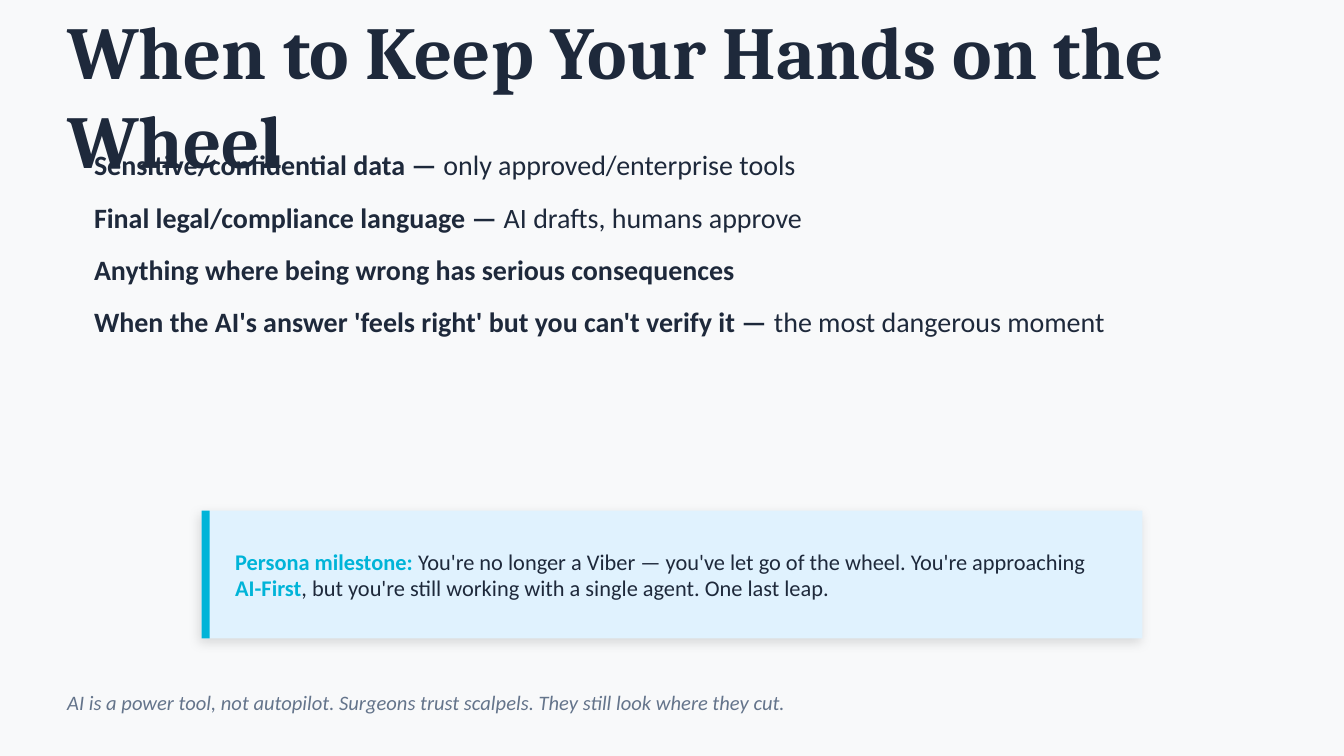
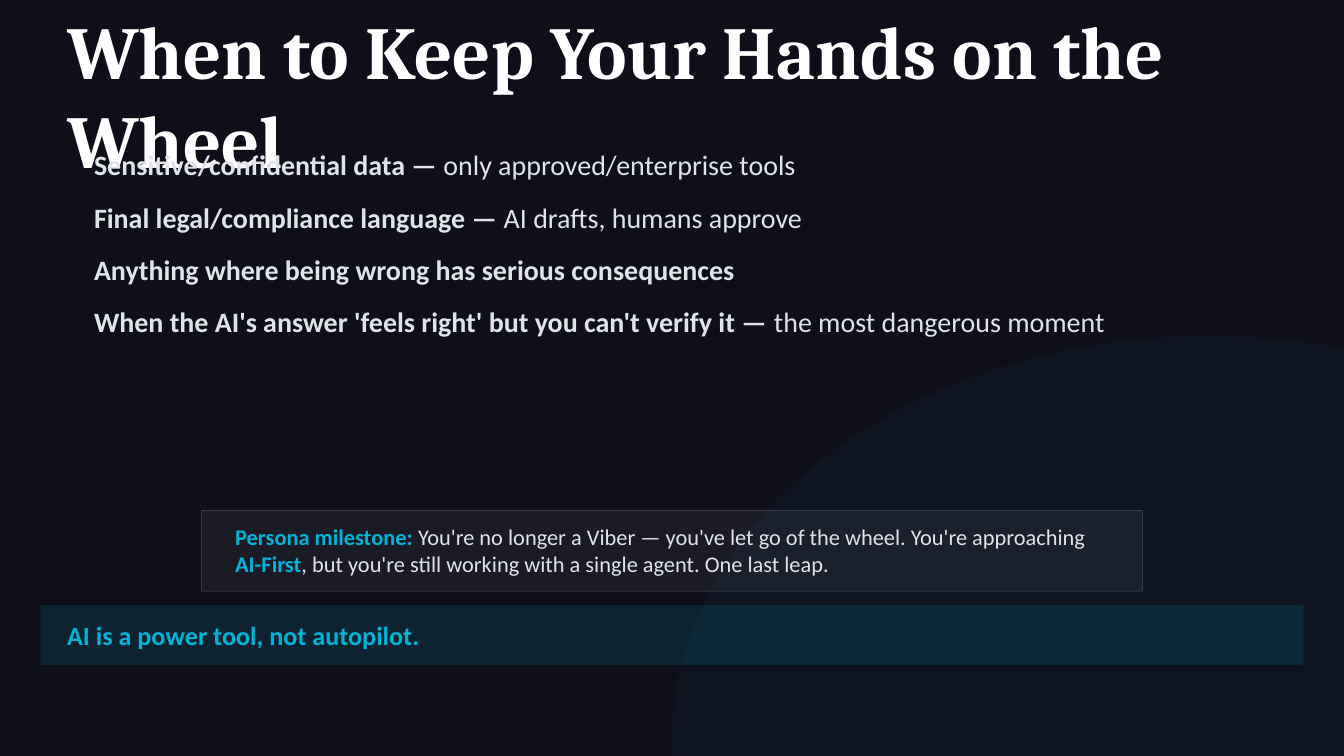
Before and after one commit to michaelengland/ai-best-practices, a slide deck: slide 35 of Getting-Agents-to-Give-Up-Their-Secrets.pptx (slide 34 before the commit). Drawn at 1344x756 pixels with LibreOffice and Linux fonts; fonts in the diff are those of the drawing. Boxes give left, top, right and bottom in pixels: in the first picture for what was removed or moved away, otherwise in the second. Text is boxed around its words. In the diff, an @@ line names an element or a change of style, - is before the commit and + after.

```diff
--- a/Getting-Agents-to-Give-Up-Their-Secrets.pptx
+++ b/Getting-Agents-to-Give-Up-Their-Secrets.pptx
@@ background #F8F9FA to #0F0F1A @@
@@ text "When to Keep Your Hands ..." at (67, 27, 1164, 177): text colour #1E293B to #FFFFFF @@
@@ text "Sensitive/confidential data — only approved/enterprise ..." at (94, 152, 1104, 337): text colour #1E293B to #E0E4E8 @@
@@ ellipse added at (672, 336, 1344, 756), fill #00B4D8 at 4% opacity @@
@@ rectangle: place and size @@
-rectangle at (202, 511, 1142, 638)
+rectangle at (202, 511, 1142, 591)
@@ rectangle at (202, 511, 1142, 591): fill #E0F2FE to #FFFFFF at 5% opacity; outline none to #FFFFFF 0.5 pt; shadow off @@
@@ rectangle removed at (202, 511, 210, 638) @@
@@ text "Persona milestone: You're no longer ..." at (235, 529, 1085, 576): text colour #1E293B to #E0E4E8 in "You're no longer a Viber — you've ..." @@
@@ rectangle added at (40, 605, 1304, 665), fill #00B4D8 at 12% opacity @@
@@ text at (67, 626, 419, 649): text changed; size 11 to 14 pt; text colour #64748B to #00B4D8; bold on; italic off @@
-AI is a power tool, not autopilot. Surgeons trust scalpels. They still look where they cut.
+AI is a power tool, not autopilot.
```
Also in this commit, not shown: 25 other slides changed, 3 slides added, 1 other file.
